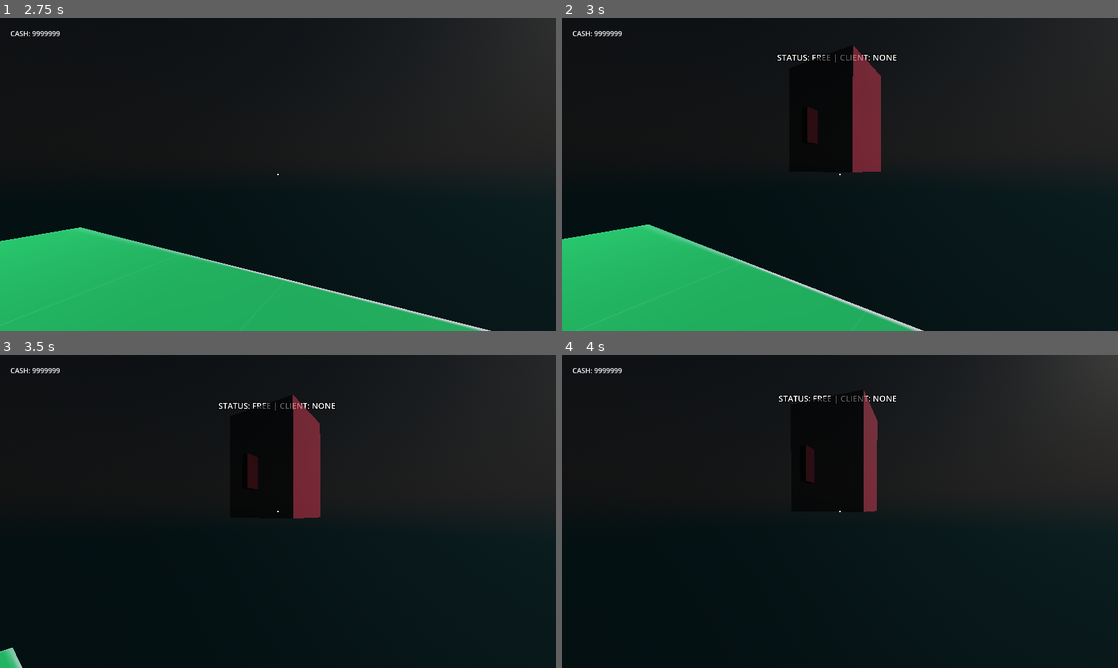
Above: before the commit, frames 1-4 (two rows, left to right).
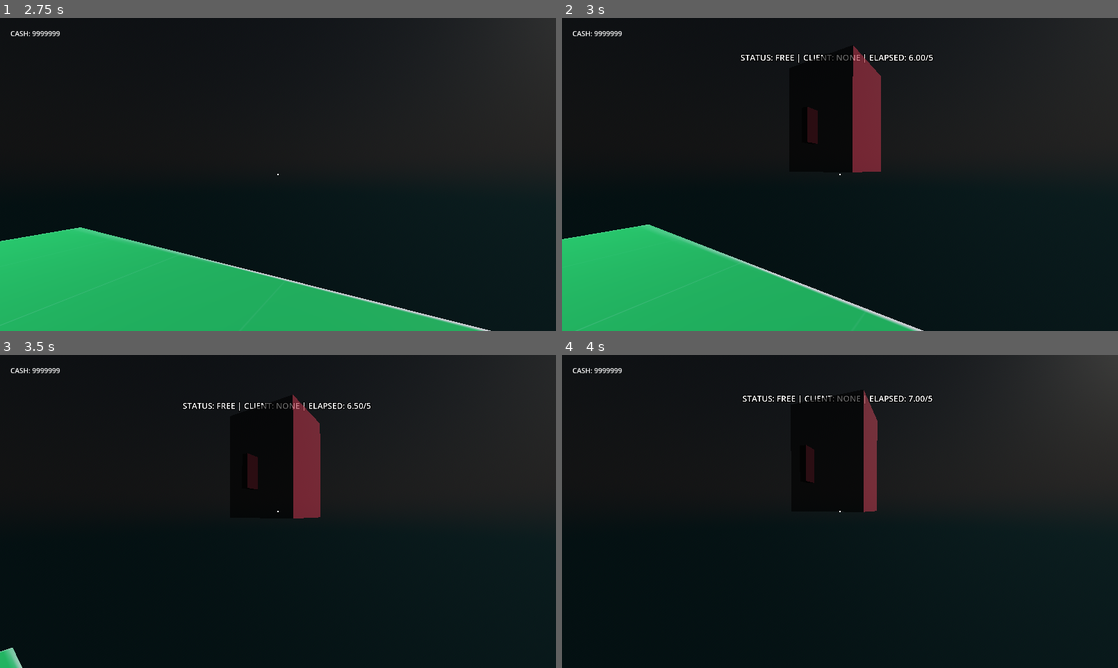
Above: after the commit, the same moments.

Repository: iSnakeBuzz/qsygame
Game: Godot game, scene res://scenes/test.tscn
Two runs of this game, one before a commit and one after it. Both use one fixed random seed, a clock stepped at 60 frames per second and the inputs below.
Inputs (mouse positions are in pixels of both pictures, inside the frame that each line leads up to):
- Up to frame 1 (2.75 s): tap Enter (ui_accept) at 0.5, 0.77, 1.52 s; move the mouse to (305, 174) at 0.52 s; press the mouse at (305, 174) at 0.53 s; hold Up (ui_up) from 0.53 s (still down); move the mouse to (250, 174) at 1.27 s; release the mouse at (250, 174) at 1.28 s; tap C (crouch) at 1.35 s; move the mouse to (289, 168) at 2.02 s; hold ` (key_0) from 2.03 s (still down)
- Up to frame 2 (3 s): keep holding Up (ui_up); move the mouse to (834, 180) at 2.77 s; release ` (key_0) at 2.78 s; tap 1 (key_1) at 2.85 s
- Up to frame 3 (3.5 s): keep holding Up (ui_up); tap Enter (ui_accept) at 3.02 s
- Up to frame 4 (4 s): keep holding Up (ui_up); move the mouse to (878, 514) at 3.52 s; tap Shift (sprint) at 3.6 s; tap Enter (ui_accept) at 3.77 s

Frame 1 is identical in both runs. In frame 2, 0.4% of the frame differs, in the area x 32-67%, y 11-15%; in frame 3, 0.4%; in frame 4, 0.4%, in the area x 32-67%, y 12-16%.

Commit message:
feat: implement laundromat game with customer and washing machine management

Diff:
--- a/objects/customer.tscn
+++ b/objects/customer.tscn
@@ -26,9 +26,11 @@
 shape = SubResource("CapsuleShape3D_puyae")
 
 [node name="NavigationAgent3D" type="NavigationAgent3D" parent="."]
-path_desired_distance = 2.5
-target_desired_distance = 0.5
+target_desired_distance = 0.1
+path_max_distance = 0.51
+path_postprocessing = 1
 avoidance_enabled = true
+radius = 1.73
 use_3d_avoidance = true
 avoidance_layers = 15
 debug_enabled = true
--- a/objects/washing_machine.tscn
+++ b/objects/washing_machine.tscn
@@ -46,12 +46,6 @@
 mesh = SubResource("BoxMesh_k44nr")
 skeleton = NodePath("../../..")
 
-[node name="NavigationObstacle3D" type="NavigationObstacle3D" parent="Area/MeshInstance3D"]
-radius = 1.77
-height = 0.0
-avoidance_layers = 15
-use_3d_avoidance = true
-
 [node name="Ray1" type="RayCast3D" parent="."]
 transform = Transform3D(1, 0, 0, 0, 1, 0, 0, 0, 1, -0.58596313, 0.015, -0.65093845)
 target_position = Vector3(0, -0.06, 0)
--- a/scenes/test.tscn
+++ b/scenes/test.tscn
@@ -22,12 +22,9 @@
 albedo_texture = ExtResource("2_bl13t")
 
 [sub_resource type="NavigationMesh" id="NavigationMesh_iyx0m"]
-vertices = PackedVector3Array(-6.5, 0.6887169, -6, -6.5, 0.6887169, -7.75, -19.25, 0.6887169, -7.75, -19.25, 0.6887169, 7.75, -6.5, 0.6887169, 7.75, -6.25, 0.6887169, 6.25, 1.75, 0.6887169, 6.25, 1.75, 0.6887169, -6, 19.25, 0.6887169, -7.75, 15.5, 0.6887169, -7.75, 15.75, 0.6887169, -6.5, 15.5, 0.6887169, 6.25, 15.5, 0.6887169, 7.75, 19.25, 0.6887169, 7.75, 15.25, 0.6887169, -6, 3.5, 0.6887169, 6.25, 3.5, 0.6887169, -6)
-polygons = [PackedInt32Array(2, 1, 0), PackedInt32Array(4, 3, 5), PackedInt32Array(5, 3, 0), PackedInt32Array(0, 3, 2), PackedInt32Array(6, 5, 7), PackedInt32Array(7, 5, 0), PackedInt32Array(10, 9, 8), PackedInt32Array(13, 12, 11), PackedInt32Array(10, 8, 14), PackedInt32Array(14, 8, 11), PackedInt32Array(11, 8, 13), PackedInt32Array(16, 14, 15), PackedInt32Array(15, 14, 11)]
+vertices = PackedVector3Array(-19.5, 0.6887169, 8.192993, 3.5, 0.6887169, 8.192993, -6.75, 0.6887169, 7.692993, -6.75, 0.6887169, -7.557007, 3.5, 0.6887169, -8.057007, -19.5, 0.6887169, -8.057007, -6.5, 0.6887169, 6.192993, -6.5, 0.6887169, -6.057007, 3.5, 0.6887169, 6.192993, 3.5, 0.6887169, -6.057007, 15.75, 0.6887169, 7.692993, 5.25, 0.6887169, 8.192993, 19.5, 0.6887169, 8.192993, 19.5, 0.6887169, -8.057007, 5.25, 0.6887169, -8.057007, 15.75, 0.6887169, -7.557007, 15.5, 0.6887169, -6.057007, 15.5, 0.6887169, 6.192993, 5.25, 0.6887169, -6.057007, 5.25, 0.6887169, 6.192993)
+polygons = [PackedInt32Array(2, 1, 0), PackedInt32Array(5, 4, 3), PackedInt32Array(3, 7, 5), PackedInt32Array(5, 7, 6), PackedInt32Array(5, 6, 2), PackedInt32Array(5, 2, 0), PackedInt32Array(7, 9, 6), PackedInt32Array(6, 9, 8), PackedInt32Array(12, 11, 10), PackedInt32Array(15, 14, 13), PackedInt32Array(15, 13, 16), PackedInt32Array(16, 13, 17), PackedInt32Array(17, 13, 10), PackedInt32Array(10, 13, 12), PackedInt32Array(17, 19, 16), PackedInt32Array(16, 19, 18)]
 sample_partition_type = 2
-agent_height = 2.0
-filter_low_hanging_obstacles = true
-filter_ledge_spans = true
 
 [sub_resource type="GDScript" id="GDScript_74lek"]
 script/source = "extends NavigationRegion3D
@@ -89,7 +86,7 @@
 material = SubResource("StandardMaterial3D_iyx0m")
 
 [node name="Teleport" type="Node3D" parent="terrain"]
-transform = Transform3D(1, 0, 0, 0, 1, 0, 0, 0, 1, 14, 0.6, -4.7)
+transform = Transform3D(1, 0, 0, 0, 1, 0, 0, 0, 1, 14, 0.26117676, -4.7)
 script = ExtResource("5_j5jx5")
 
 [node name="CSGBox3D2" type="CSGBox3D" parent="terrain"]
--- a/scripts/CustomerManager.gd
+++ b/scripts/CustomerManager.gd
@@ -3,9 +3,24 @@
 var customerObj = preload("res://objects/customer.tscn")
 
 var customers: Array[Customer]
+var lastExecuted: int = 0
 
 func _ready() -> void:
 	_createCustomers.call_deferred()
+
+func _process(_delta: float) -> void:
+	if not _canRun(): return
+
+	var finishedCustomers = 0
+	var customerSize = len(customers)
+
+	for cust in customers:
+		if cust.status != Customer.ClientStatus.Finished: continue
+		finishedCustomers += 1
+
+	print("Finished %s/%s" % [finishedCustomers, customerSize])
+	lastExecuted = Time.get_ticks_msec()
+
 
 func _createCustomers():
 	print("Generating 100 NPCs")
@@ -23,3 +38,7 @@
 
 func removeCustomer(customer: Customer) -> void:
 	customers.pop_at(customers.find(customer))
+
+func _canRun() -> bool:
+	var currentTime = Time.get_ticks_msec()
+	return currentTime - lastExecuted > 1000
--- a/scripts/GameManager.gd
+++ b/scripts/GameManager.gd
@@ -38,8 +38,8 @@
 	return true
 
 func _force_re_bake_async() -> void:
-	# if PlaceRegion and PlaceRegion.navigation_mesh:
-	# 	PlaceRegion.bake_navigation_mesh()
+	if PlaceRegion and PlaceRegion.navigation_mesh:
+		PlaceRegion.bake_navigation_mesh()
 	pass
 
 func getFreeWashingMachine() -> WashingMachine:
--- a/scripts/entities/customer.gd
+++ b/scripts/entities/customer.gd
@@ -1,5 +1,10 @@
 class_name Customer
 extends CharacterBody3D
+
+enum ClientStatus {
+	Waiting,
+	Finished
+}
 
 @onready var navigation: NavigationAgent3D = $NavigationAgent3D
 @onready var labelName: Label3D = $LabelName
@@ -12,6 +17,7 @@
 var gravity: float = ProjectSettings.get_setting("physics/3d/default_gravity")
 var _timer: float = 0.0
 
+var status: ClientStatus = ClientStatus.Waiting
 var currentMachine: WashingMachine = null
 var cooldown: int = 0
 
@@ -108,6 +114,7 @@
 	currentMachine.setStatus(WashingMachine.WashingStatus.Free)
 	currentMachine.setCurrentCustomer(null)
 	currentMachine = null
+	status = ClientStatus.Finished
 
 #endregion
 
@@ -117,7 +124,8 @@
 	navigation.target_position = target
 
 func _canRun(delta: float) -> bool:
-	if isOnCooldown(): return false;
+	if status != ClientStatus.Waiting: return false
+	if isOnCooldown(): return false
 
 	_timer += delta
 	if _timer < 1.0:
--- a/scripts/entities/washing_machine.gd
+++ b/scripts/entities/washing_machine.gd
@@ -18,7 +18,7 @@
 @export var meshes: Array[MeshInstance3D]
 @export var status: WashingStatus = WashingStatus.Free
 
-var washingTime: int = 10 # In seconds
+var washingTime: int = 5 # In seconds
 var startedWashingAt: int = 0
 var currentCustomer: Customer = null
 
@@ -76,7 +76,7 @@
 	self.currentCustomer = cust
 
 func changeStatus() -> void:
-	labelName.text = "Status: %s | Client: %s" % [getStatus(), getCurrentCustomerName()]
+	labelName.text = "Status: %s | Client: %s | Elapsed: %.2f/5" % [getStatus(), getCurrentCustomerName(), getElapsedTime()]
 
 func getStatus() -> String:
 	if status == WashingStatus.Waiting:
@@ -91,3 +91,6 @@
 	if self.currentCustomer:
 		return self.currentCustomer.name
 	return "none"
+
+func getElapsedTime() -> float:
+	return (Time.get_ticks_msec() - startedWashingAt) / 1000.0
